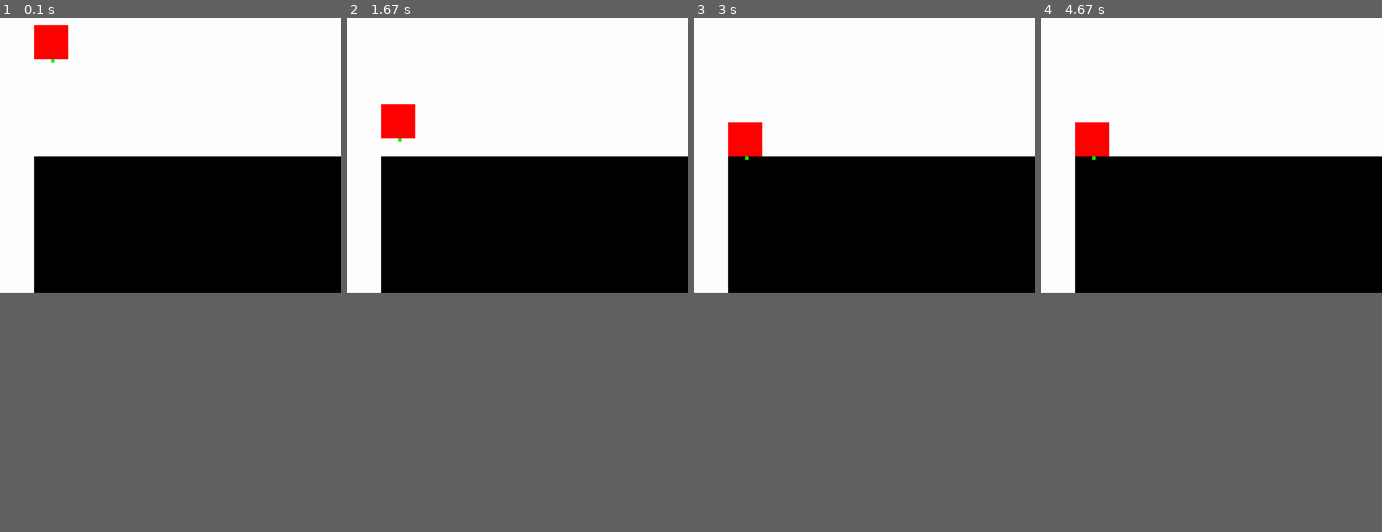
Above: before the commit, frames 1-4 (left to right).
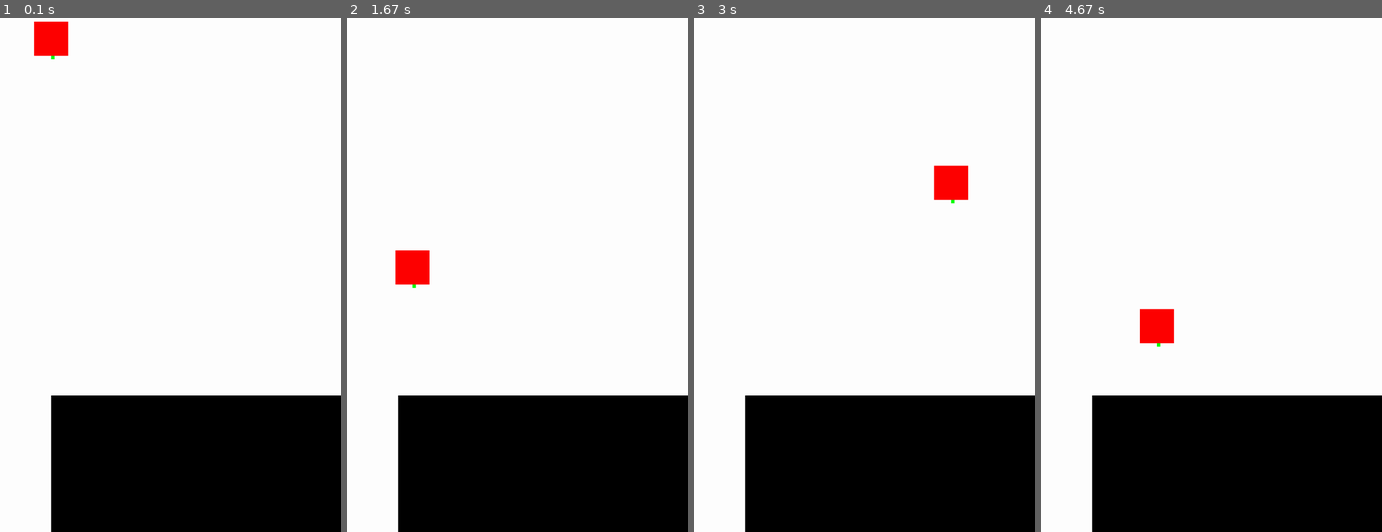
Above: after the commit, the same moments.

Repository: Ironislife98/physics
Game: pygame game, started from main.py
Same seed, same stepped clock (60 frames per second), same inputs: the game is played once before the commit and once after it.
Inputs (mouse positions are in pixels of both pictures, inside the frame that each line leads up to):
- Up to frame 1 (0.1 s): no input
- Up to frame 2 (1.67 s): press the mouse at (520, 295) at 0.37 s; move the mouse to (476, 280) at 0.47 s; release the mouse at (435, 264) at 0.6 s; click (411, 388) at 0.72 s; click (558, 305) at 1.05 s; click (394, 244) at 1.38 s
- Up to frame 3 (3 s): click (854, 167) at 1.72 s; click (809, 79) at 2.05 s; click (734, 136) at 2.38 s; click (936, 161) at 2.72 s
- Up to frame 4 (4.67 s): click (1109, 74) at 3.05 s; click (1116, 316) at 3.38 s; click (1160, 418) at 3.72 s; click (1136, 156) at 4.05 s; click (1143, 300) at 4.38 s
In our replay, the window is 562x506 before the commit and 562x900 after it. These sizes can differ from the game's own. Grey fills any space a smaller window leaves; there, only what the larger window draws over its background counts as a difference.

The runs differ from the first frame. In frame 1, 47% of the frame differs, in the area x 9-100%, y 0-100%; in frame 2, 47%; in frame 3, 47%; in frame 4, 48%, in the area x 9-100%, y 20-100%.

Commit message:
Added dragable functionality

Diff:
--- a/main.py
+++ b/main.py
@@ -6,12 +6,12 @@
 
 pygame.init()
 
-WIDTH, HEIGHT = 1000, 900
+WIDTH, HEIGHT = 1000, 1600
 win = pygame.display.set_mode((WIDTH, HEIGHT))
 
 
 obj1 = SmallObject.smallObject(100, 100, 100, 100, 1000000, color=(255, 0, 0))
-obj2 = SmallObject.smallObject(100, 500, 1000, 1000, 10000000, name="Ground1")
+obj2 = SmallObject.smallObject(150, 1200, 1000, 1000, 10000000, name="Ground1")
 
 
 run = True
@@ -36,10 +36,15 @@
         #obj1.vector = pygame.math.Vector2(10, 100)
     elif not collide[0] and obj1.jumping:
         movetowards = Physics2D.update(obj1.rb.mass, obj2.rb.mass, pygame.math.Vector2(obj1.vector.x, obj1.vector.y), obj2.vector)
-        obj1.vector.y = movetowards.y
+        obj1.vector = movetowards
         #print("move down")
     pygame.draw.rect(win, (0, 255, 0), pygame.Rect(obj1.bottom.x, obj1.bottom.y, 10, 10))
     #print(movetowards)
 
+    if pygame.mouse.get_pressed()[0]:
+        obj1.vector.xy = pygame.mouse.get_pos()
+        obj1.jumping = True
+
+
     #print(obj1.vector, obj2.vector)
     pygame.display.update()
